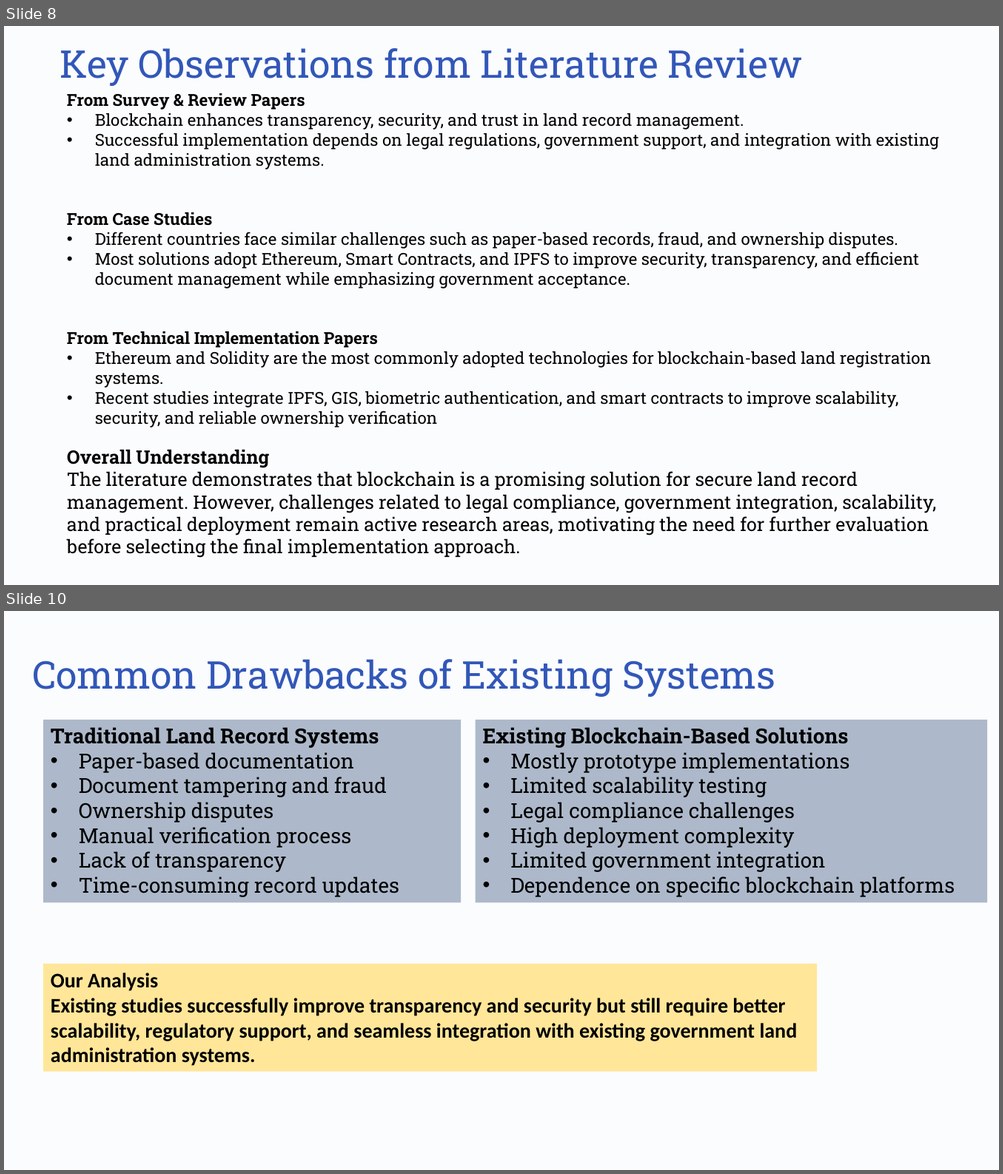
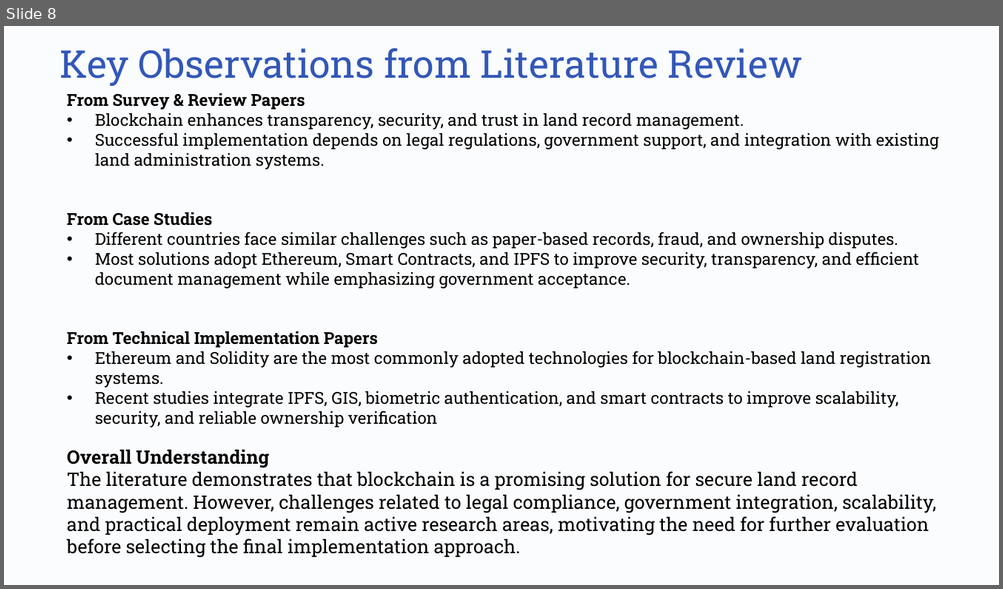
Before and after one commit to mansoorXcoder/bct, a slide deck: doc/T_4_Review_2.pptx. Shown one above the other, each under a label of ours: slides 8 and 10 before the commit, slide 8 after it; the slides between them are not shown. The pictures are 1003x1174 and 1003x589 pixels, drawn with LibreOffice and Linux fonts; fonts in the diff are those of the drawing; background and template pictures are left out. Boxes give left, top, right and bottom in pixels: in the first picture for what was removed or moved away, otherwise in the second. Text is boxed around its words. In the diff, an @@ line names an element or a change of style, - is before the commit and + after.

```diff
--- a/doc/T_4_Review_2.pptx
+++ b/doc/T_4_Review_2.pptx
@@ slide 10 removed at <box>4,611,999,1170</box>, background #000000; not listed: 1 template element that a slide beside it also shows @@
@@ text removed at <box>32,659,775,697</box> @@
-Common Drawbacks of Existing Systems
@@ rectangle removed at <box>43,720,461,903</box> @@
-Traditional Land Record Systems
-• Paper-based documentation
-• Document tampering and fraud
-• Ownership disputes
-• Manual verification process
-• Lack of transparency
-• Time-consuming record updates
@@ rectangle removed at <box>475,720,987,903</box> @@
-Existing Blockchain-Based Solutions
-• Mostly prototype implementations
-• Limited scalability testing
-• Legal compliance challenges
-• High deployment complexity
-• Limited government integration
-• Dependence on specific blockchain platforms
@@ rectangle removed at <box>43,964,817,1072</box> @@
-Our Analysis
-Existing studies successfully improve transparency and security but still require better scalability, regulatory support, and seamless integration with existing government land administration systems.
```
Also in this commit, not shown: 1 slide changed, 4 slides added, 2 other slides removed, 2 other files.
